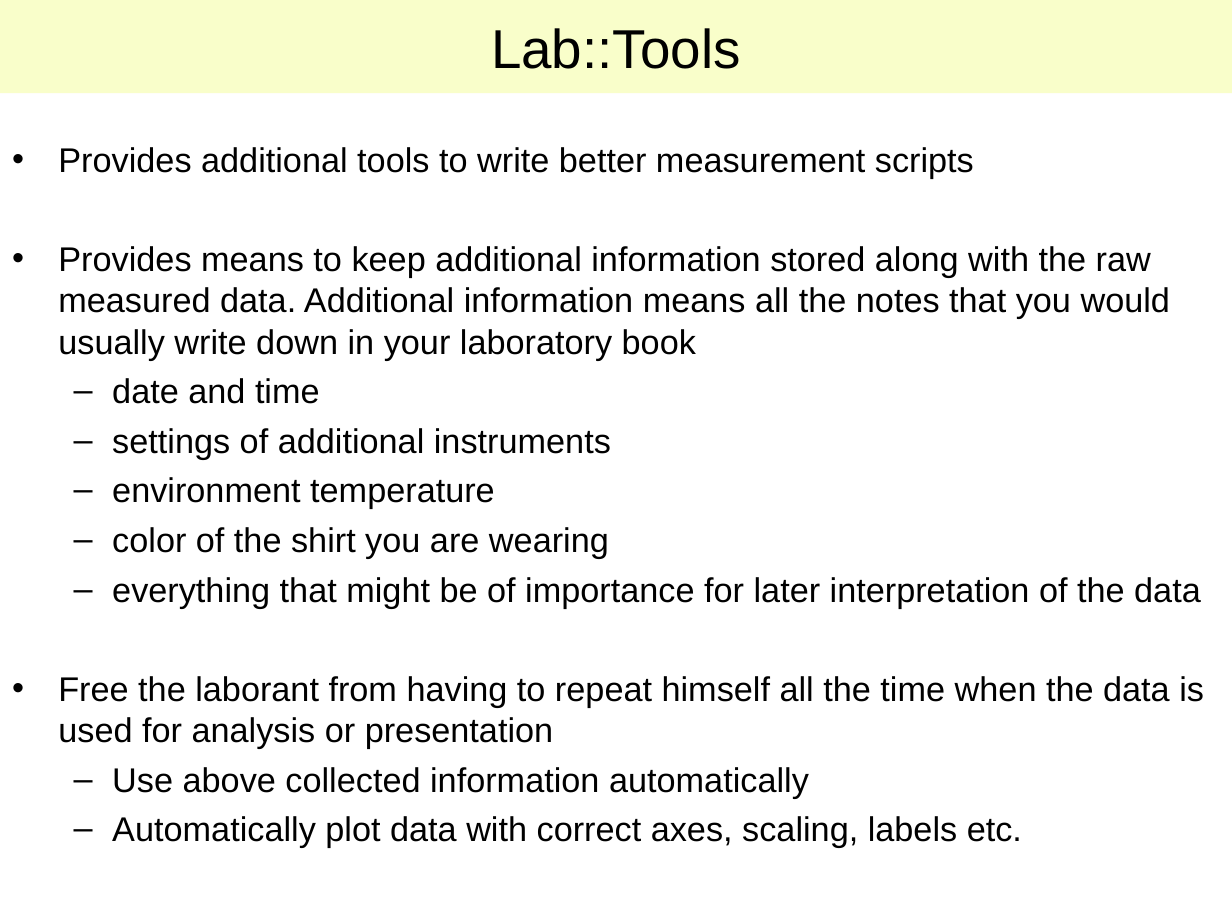
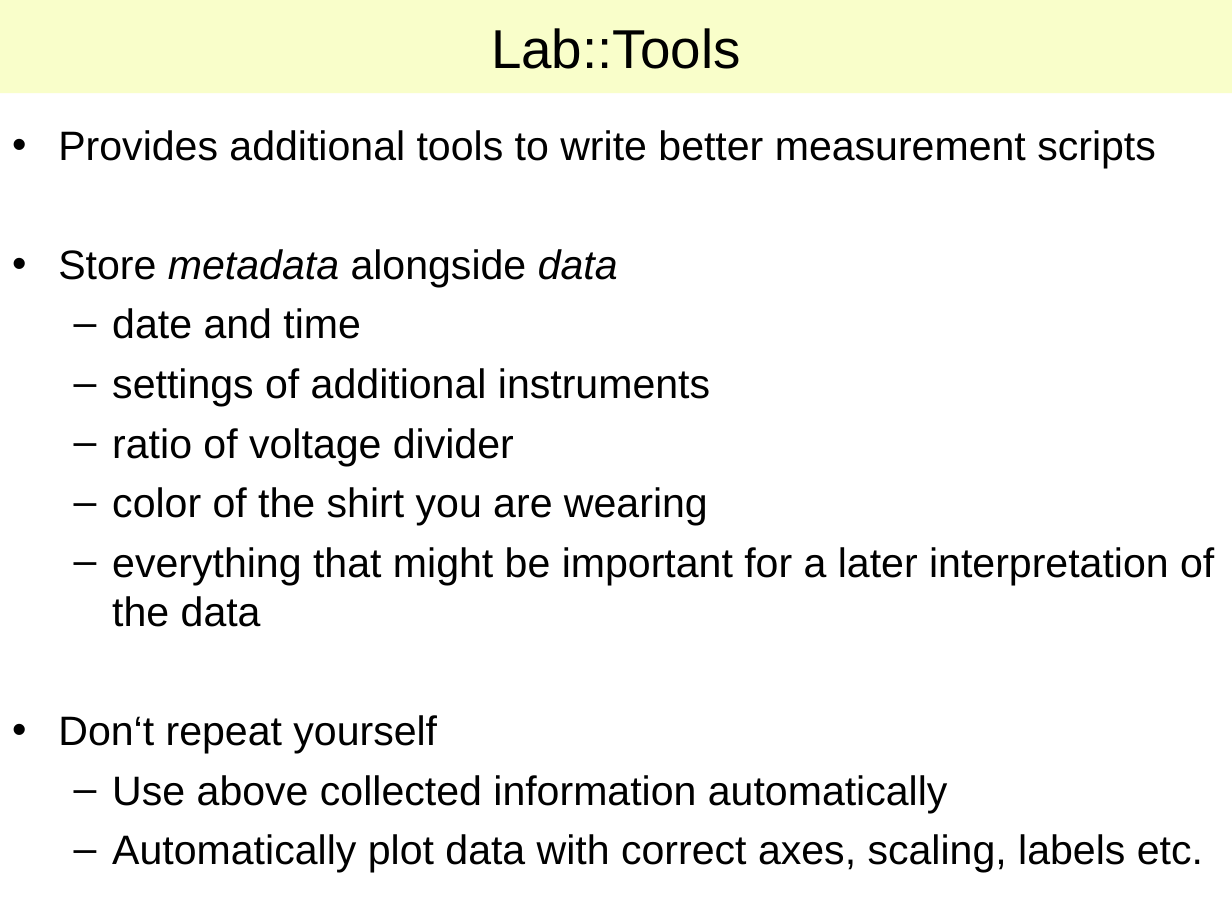
Before and after one commit to lab-measurement/Lab-VISA, a slide deck: slide 8 of Tutorial/Talk/Lab-VISA.ppt (slide 7 before the commit). Drawn at 1232x924 pixels with LibreOffice and Linux fonts; fonts in the diff are those of the drawing. Boxes give left, top, right and bottom in pixels: in the first picture for what was removed or moved away, otherwise in the second. Text is boxed around its words. In the diff, an @@ line names an element or a change of style, - is before the commit and + after.

```diff
--- a/Tutorial/Talk/Lab-VISA.ppt
+++ b/Tutorial/Talk/Lab-VISA.ppt
@@ text "Provides additional tools to write ...": place and size @@
-text "Provides additional tools to write ..." at box(58, 147, 1204, 848)
+text "Provides additional tools to write ..." at box(58, 130, 1214, 873)
@@ text at box(58, 130, 1203, 873): size 20 to 24 pt in "Provides additional tools to write better measurement ...", "date and time", "settings of additional instruments", "color of the shirt you are wearing" and 2 more places; more space between paragraphs @@
@@ text at box(58, 249, 618, 287): text changed; size 20 to 24 pt @@
-• Provides means to keep additional information stored along with the raw measured data. Additional information means all the notes that you would usually write down in your laboratory book
+• Store metadata alongside data
@@ text at box(112, 428, 514, 466): text changed; size 20 to 24 pt @@
-  – environment temperature
+  – ratio of voltage divider
@@ text at box(58, 547, 1214, 753): text changed; size 20 to 24 pt @@
-  – everything that might be of importance for later interpretation of the data
-• Free the laborant from having to repeat himself all the time when the data is used for analysis or presentation
+  – everything that might be important for a later interpretation of the data
+• Don‘t repeat yourself
```
Also in this commit, not shown: 6 other slides changed, 1 slide added.
